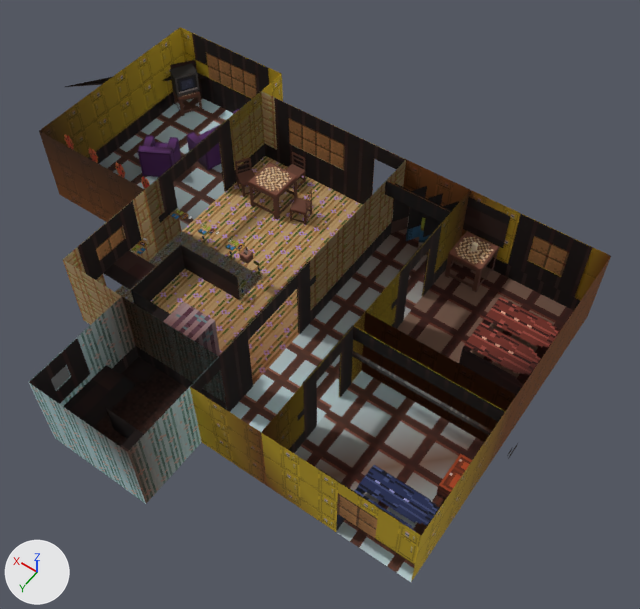
Renders of the glTF model rooms/01_house/model/01_house.gltf from each side of a commit.
One viewpoint serves both versions: a 50 mm camera at (-8.57, 16.53, 19.14) aimed at (0.27, 4.17, -0.3). The axes (+X, +Y, +Z) are drawn at lower left. The lights are the same throughout. Where no turn or scale is listed for an object, it has been applied to the vertices. Vertices at the same position are counted once.

The first picture shows 'HouseCombinedNoDoors', 'armchair', 'table', 'table.002'.
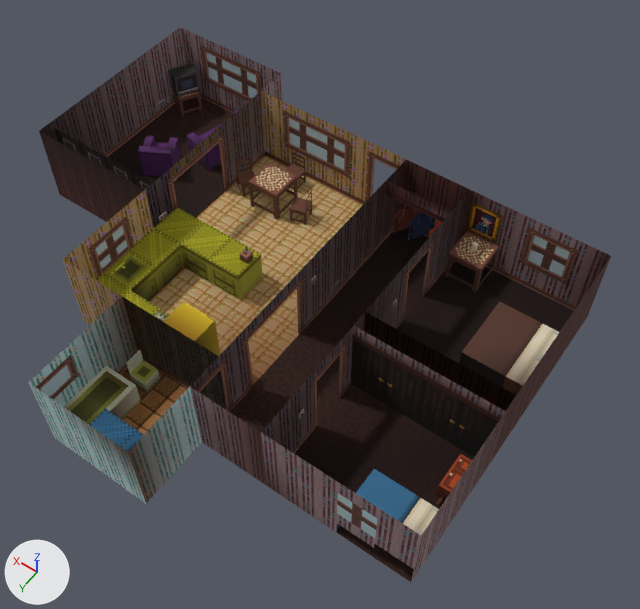
Changed parts and their boxes [x1, y1, x2, y2] in the pictures (640 x 609 px; the box of a moved part takes in the faces that stretch with it):
'HouseCombinedNoDoors', surface changed, reshaped: [29, 27, 611, 582] in both
part 1 of me_mesh_0, moved or reshaped: before [354, 465, 440, 565]; after [336, 469, 439, 569]
part 2 of me_mesh_0, moved or reshaped: before [459, 297, 560, 395]; after [459, 302, 559, 395]
part 3 of me_mesh_0, deleted (brown): before [65, 53, 251, 98]

The change, as a list of edits to the scene's bpy script:
```text
Change img_image_22:
    img_image_22: load_image('Image_22', '_unpacked/Image_22', 16, 40, 'sRGB') -> load_image('Image_22', '_unpacked/Image_22', 24, 32, 'sRGB')
Change img_image_23:
    img_image_23: load_image('Image_23', '_unpacked/Image_23', 16, 40, 'sRGB') -> load_image('Image_23', '_unpacked/Image_23', 16, 16, 'sRGB')
Change mat_house_12:
    where n7 = _N.new('ShaderNodeTexImage'); n7.name = 'Image Texture'
    n7.image: img_image_0 -> img_image_2
Change mat_house_6:
    where n7 = _N.new('ShaderNodeTexImage'); n7.name = 'Image Texture'
    n7.image: img_image_1 -> img_image_23
Change mat_house_21:
    where n7 = _N.new('ShaderNodeTexImage'); n7.name = 'Image Texture'
    n7.image: img_image_2 -> img_image_3
Change mat_house_17:
    where n7 = _N.new('ShaderNodeTexImage'); n7.name = 'Image Texture'
    n7.image: img_image_3 -> img_image_22
Change mat_house_11:
    where n7 = _N.new('ShaderNodeTexImage'); n7.name = 'Image Texture'
    n7.image: img_image_4 -> img_image_21
Change mat_house_10:
    where n7 = _N.new('ShaderNodeTexImage'); n7.name = 'Image Texture'
    n7.image: img_image_5 -> img_image_20
Change mat_house_9:
    where n7 = _N.new('ShaderNodeTexImage'); n7.name = 'Image Texture'
    n7.image: img_image_6 -> img_image_19
Change mat_house_8:
    where n7 = _N.new('ShaderNodeTexImage'); n7.name = 'Image Texture'
    n7.image: img_image_7 -> img_image_18
Change mat_house_18:
    where n7 = _N.new('ShaderNodeTexImage'); n7.name = 'Image Texture'
    n7.image: img_image_8 -> img_image_17
Change mat_house_5:
    where n7 = _N.new('ShaderNodeTexImage'); n7.name = 'Image Texture'
    n7.image: img_image_9 -> img_image_16
Change mat_house_3:
    where n7 = _N.new('ShaderNodeTexImage'); n7.name = 'Image Texture'
    n7.image: img_image_11 -> img_image_12
Change mat_house_4:
    where n7 = _N.new('ShaderNodeTexImage'); n7.name = 'Image Texture'
    n7.image: img_image_12 -> img_image_14
Change mat_house_7:
    where n5 = _N.new('ShaderNodeTexImage'); n5.name = 'Image Texture'
    n5.image: img_image_14 -> img_image_11
Change mat_house_13:
    where n5 = _N.new('ShaderNodeTexImage'); n5.name = 'Image Texture'
    n5.image: img_image_15 -> img_image_10
Change mat_house_2:
    where n7 = _N.new('ShaderNodeTexImage'); n7.name = 'Image Texture'
    n7.image: img_image_16 -> img_image_9
Change mat_house_20:
    where n7 = _N.new('ShaderNodeTexImage'); n7.name = 'Image Texture'
    n7.image: img_image_17 -> img_image_8
Change mat_house_16:
    where n7 = _N.new('ShaderNodeTexImage'); n7.name = 'Image Texture'
    n7.image: img_image_18 -> img_image_7
Change mat_house_19:
    where n7 = _N.new('ShaderNodeTexImage'); n7.name = 'Image Texture'
    n7.image: img_image_19 -> img_image_4
Change mat_house_22:
    where n7 = _N.new('ShaderNodeTexImage'); n7.name = 'Image Texture'
    n7.image: img_image_20 -> img_image_6
Change mat_house_23:
    where n7 = _N.new('ShaderNodeTexImage'); n7.name = 'Image Texture'
    n7.image: img_image_21 -> img_image_5
Change mat_house_29:
    where n7 = _N.new('ShaderNodeTexImage'); n7.name = 'Image Texture'
    n7.image: img_image_22 -> img_image_1
Change mat_house_14:
    where n7 = _N.new('ShaderNodeTexImage'); n7.name = 'Image Texture'
    n7.image: img_image_23 -> img_image_0
Change me_mesh_0:
    remove me_mesh_0.from_pydata(...)  # 1089 vertices, 1066 faces; spans x -15.0..2.0, y -6.0..6.0, z -4.8..0.5
    add me_mesh_0.from_pydata(...)  # 1075 vertices, 1042 faces; spans x -15.0..0.0, y -6.0..6.0, z -2.0..0.5
    me_mesh_0 part 1: 1 vertex moved from x -13.0, y 3.0, z -1.0 to x -13.0, y 3.0, z -1.2; 4 vertices removed from x -15.0..-13.0, y 2.5..4.0, z -1.0; 8 vertices added at x -15.0..-13.0, y 2.5..4.0, z -1.5..-1.2
    me_mesh_0 part 2: 7 vertices moved from x -15.0..-13.0, y -3.5..-1.5, z -1.0 to x -15.0..-13.0, y -3.5..-1.5, z -1.2
    me_mesh_0 part 3: 4 vertices removed from x -1.0..2.0, y -6.0..-2.5, z -1.0..-0.5
    remove me_mesh_0.materials.append(mat_house_1)
```
